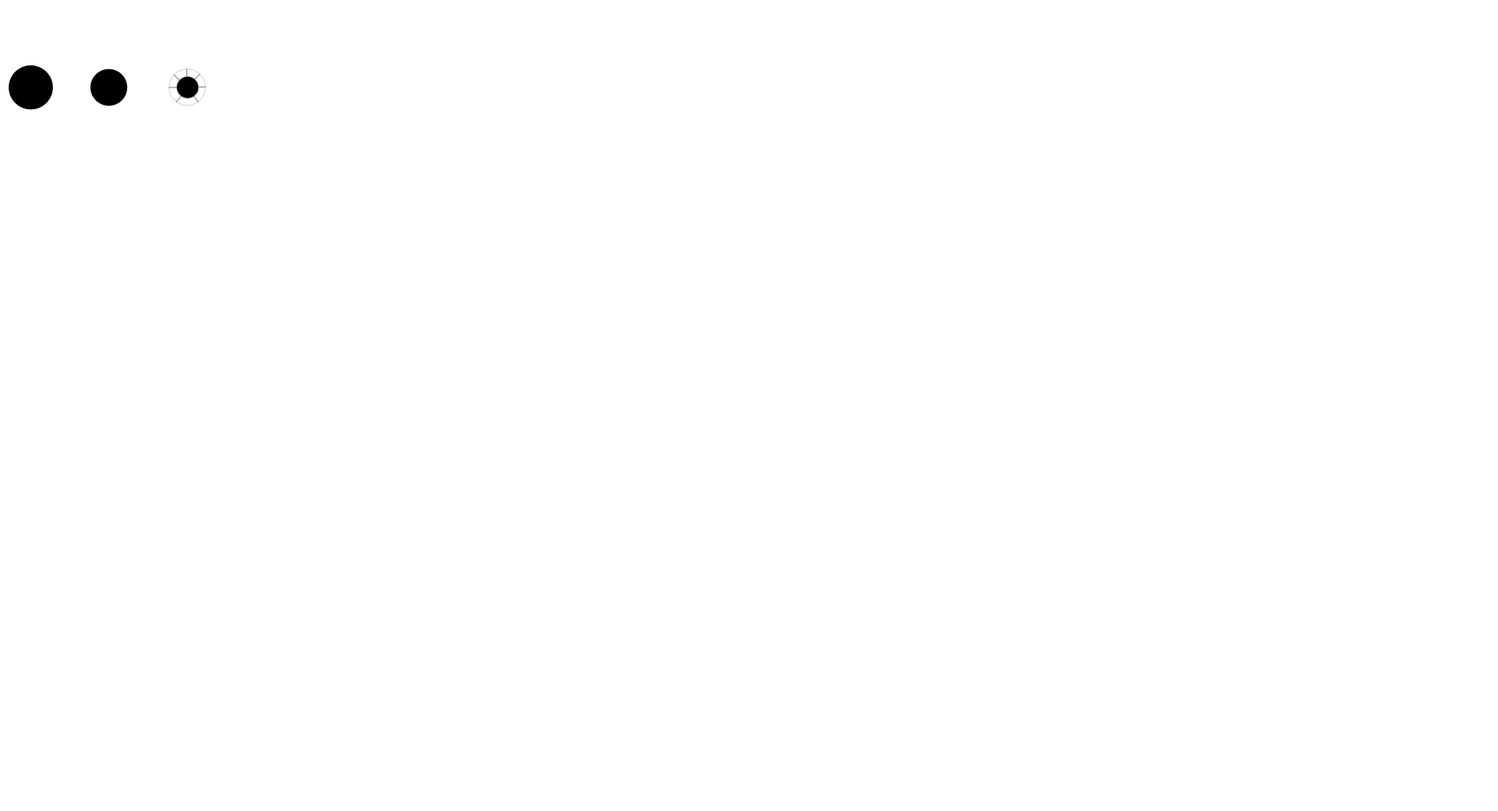
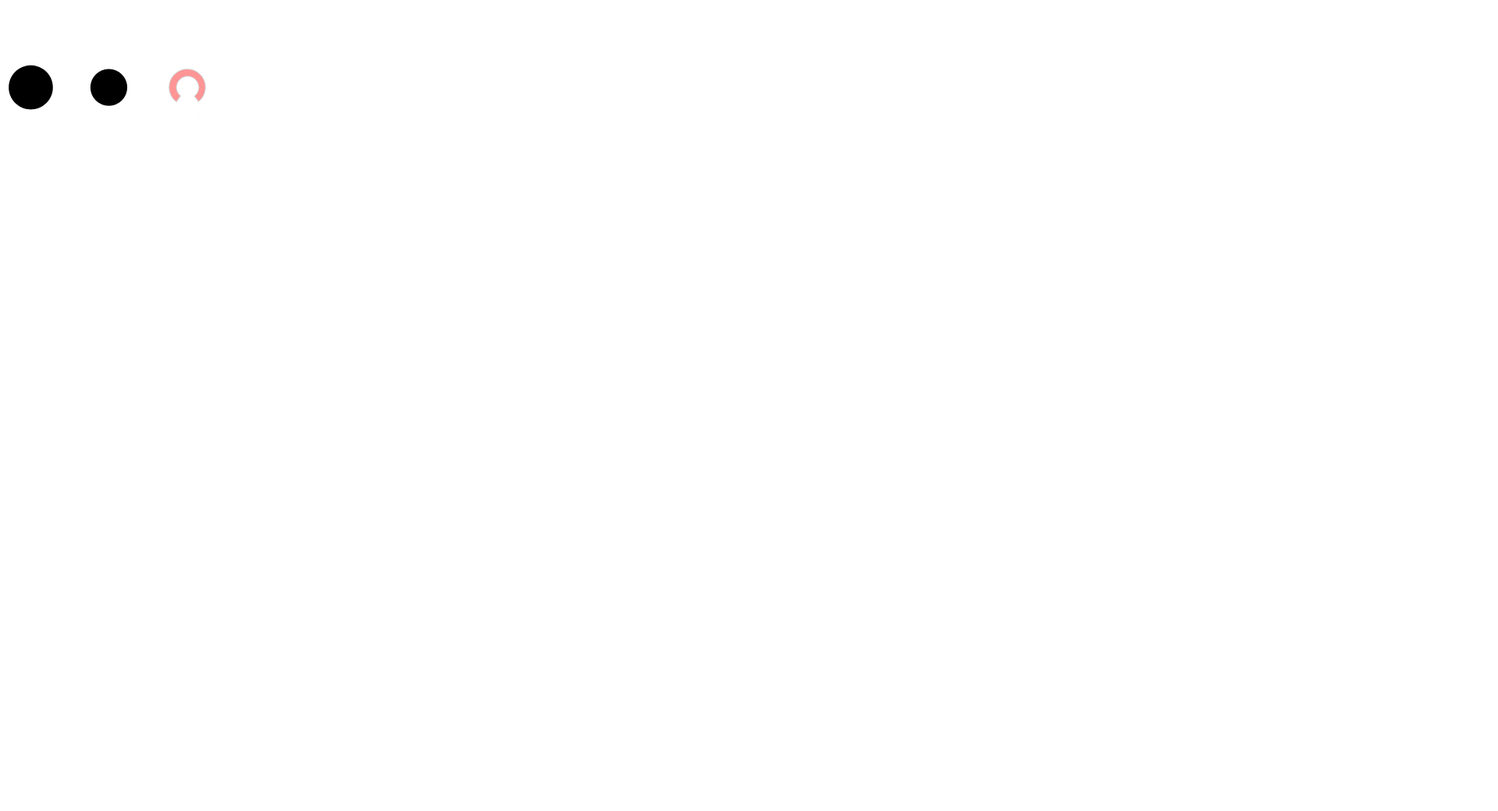
Two versions of the same layered image (1498 × 811). Layer-by-layer changes:
hid "Shape 1 copy 2" over (x1=176, y1=76, x2=199, y2=99)
hid "Shape 9", painted on it over (x1=168, y1=68, x2=206, y2=103)
painted on "Shape 2" over (x1=176, y1=95, x2=201, y2=115)
